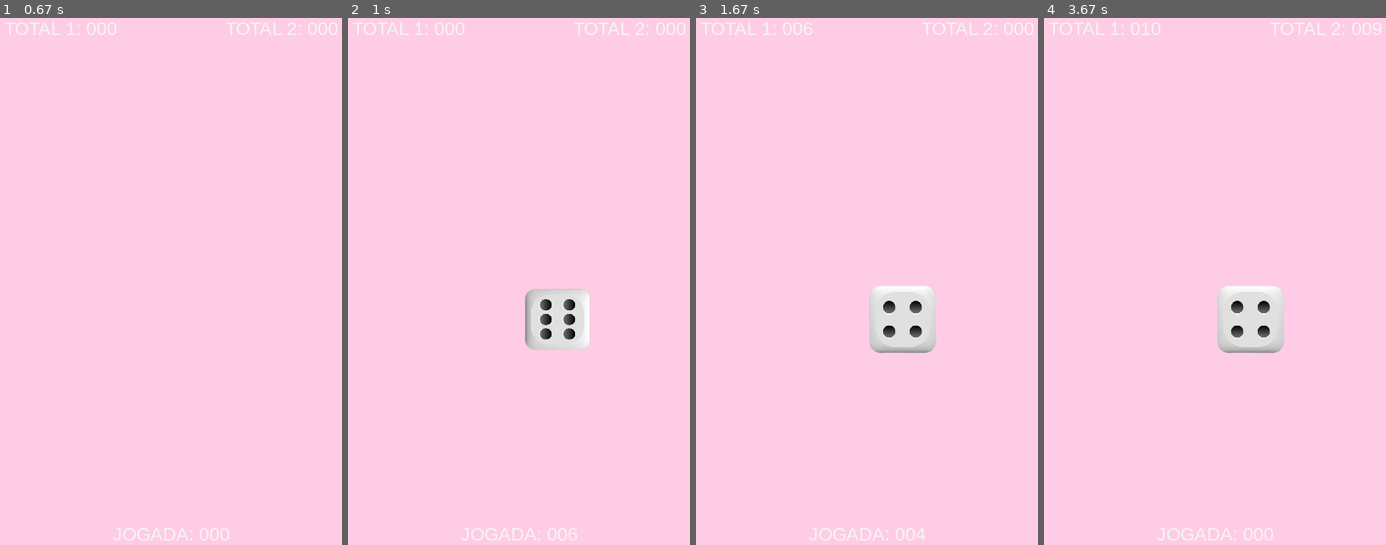
Above: before the commit, frames 1-4 (left to right).
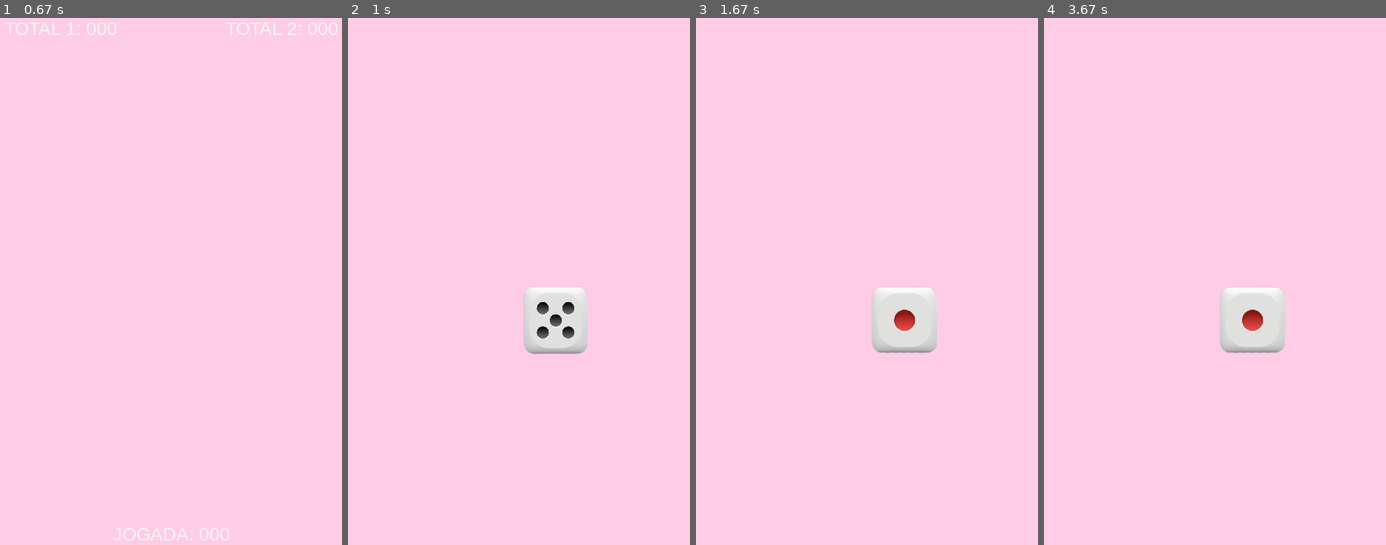
Above: after the commit, the same moments.

Repository: mariafbmorales/PyGame
Game: pygame game, started from jogo.py
The game is run twice, just before and just after one commit, with the same random seed, the same clock (stepped at 60 frames per second) and the same inputs.
Inputs:
- Up to frame 1 (0.67 s): hold Up from 0.33 s (still down)
- Up to frame 2 (1 s): release Up at 0.8 s; hold Down from 0.83 s (still down)
- Up to frame 3 (1.67 s): release Down at 1.13 s; hold Up 1.17-1.53 s
- Up to frame 4 (3.67 s): hold Up 1.97-2.27 s; hold Down 2.3-2.6 s; hold Up 2.63-3 s; hold Down 3.03-3.4 s; hold Up from 3.43 s (still down)

Frame 1 is identical in both runs. In frame 2, 1.8% of the frame differs, in the area x 1-99%, y 0-100%; in frame 3, 1.3%; in frame 4, 1.3%.

Commit message:
animação dado

Diff:
--- a/jogo.py
+++ b/jogo.py
@@ -26,6 +26,16 @@
 dado6_img_small = pygame.transform.scale(dado6_img, (DADO_WIDTH, DADO_HEIGHT))
 lista_dados = [0,dado1_img_small, dado2_img_small, dado3_img_small, dado4_img_small, dado5_img_small, dado6_img_small]
 
+# Função para animar o dado girando (retirado do ChatGPT)
+def animar_dado(window, lista_dados, WIDTH, HEIGHT):
+    for _ in range(10):  # 10 frames de "giro"
+        n_animado = random.randint(1, 6)
+        imagem = lista_dados[n_animado]
+        window.fill((255, 204, 229))  # Fundo rosa
+        window.blit(imagem, (WIDTH // 2, HEIGHT // 2))
+        pygame.display.update()
+        pygame.time.delay(70)  # Delay entre frames
+
 #Inicia estrutura de dados
 game = True
 
@@ -44,7 +54,8 @@
 
         if event.type == pygame.KEYUP: #Verifica se o usuario apertou keyup (girou o dado)
             if event.key == pygame.K_UP:
-                n = random.randint(1, 6)
+                animar_dado(window, lista_dados, WIDTH, HEIGHT)  # <<< anima primeiro
+                n = random.randint(1, 6)  # depois sorteia real
                 print(n)
                 dado_sorteado = lista_dados[n]
                 if n == 2:
